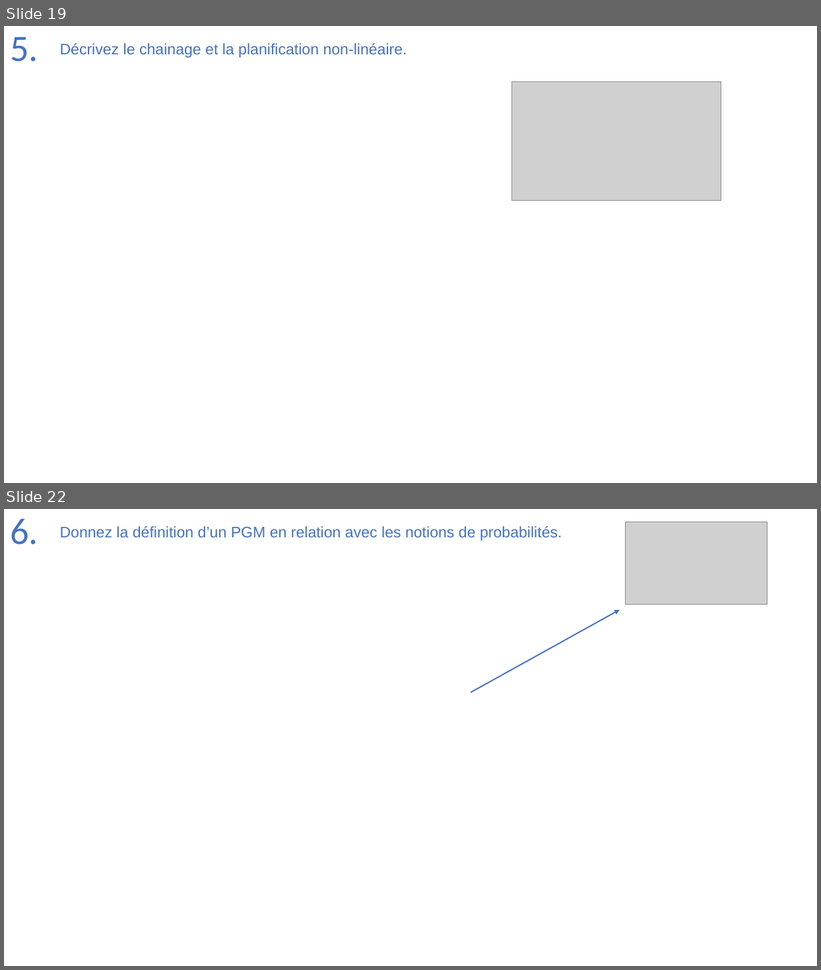
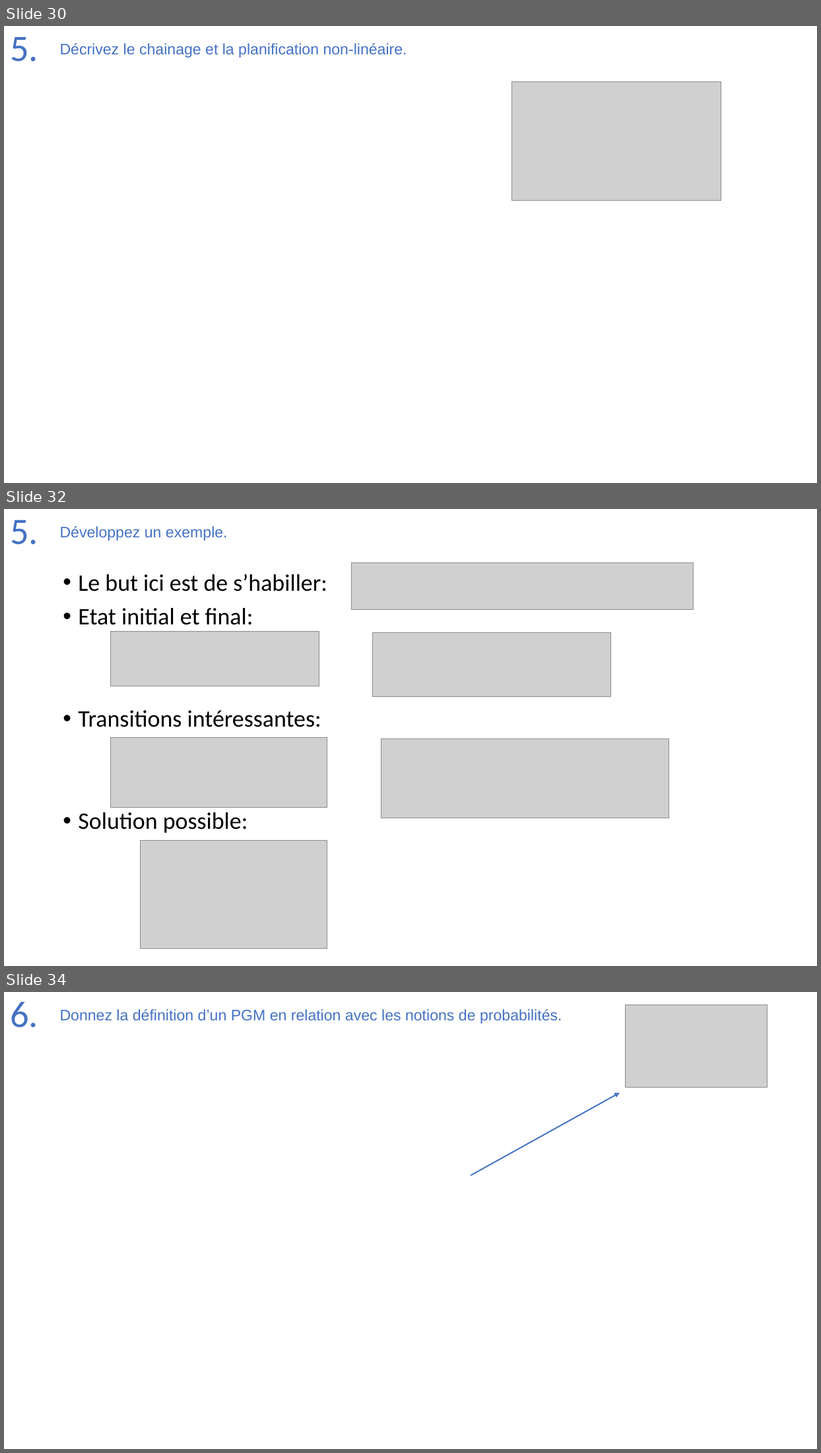
Before and after one commit to Joao-Quinta/Uni3eme, a slide deck: intelligenceArtificielle/Intelligence_artificielle_exam.pptx. Shown one above the other, each under a label of ours: slides 19 and 22 before the commit, slides 30, 32 and 34 after it; the slides between them are not shown. The pictures are 821x970 and 821x1453 pixels, drawn with LibreOffice and Linux fonts; fonts in the diff are those of the drawing; grey boxes stand for pictures. Boxes give left, top, right and bottom in pixels: in the first picture for what was removed or moved away, otherwise in the second. Text is boxed around its words. In the diff, an @@ line names an element or a change of style, - is before the commit and + after.

```diff
--- a/intelligenceArtificielle/Intelligence_artificielle_exam.pptx
+++ b/intelligenceArtificielle/Intelligence_artificielle_exam.pptx
@@ slide 32 added at [4, 509, 817, 966], background #FFFFFF @@
@@ title added at [10, 520, 38, 545], 44 pt, text #4472C4 @@
+5.
@@ text added at [60, 526, 228, 541], 18 pt, text #4472C4 @@
+Développez un exemple.
@@ picture added at [352, 562, 694, 609] @@
@@ text added at [78, 574, 327, 833], 28 pt, text #000000 @@
+• Le but ici est de s’habiller:
+• Etat initial et final:
+• Transitions intéressantes:
+• Solution possible:
@@ picture added at [111, 632, 319, 687] @@
@@ picture added at [373, 632, 612, 696] @@
@@ picture added at [111, 738, 328, 808] @@
@@ picture added at [381, 739, 669, 819] @@
@@ picture added at [141, 840, 328, 949] @@
@@ what was slide 19 is now slide 30 @@
@@ what was slide 22 is now slide 34 @@
```
Also in this commit, not shown: 5 slides changed, 12 other slides added.
